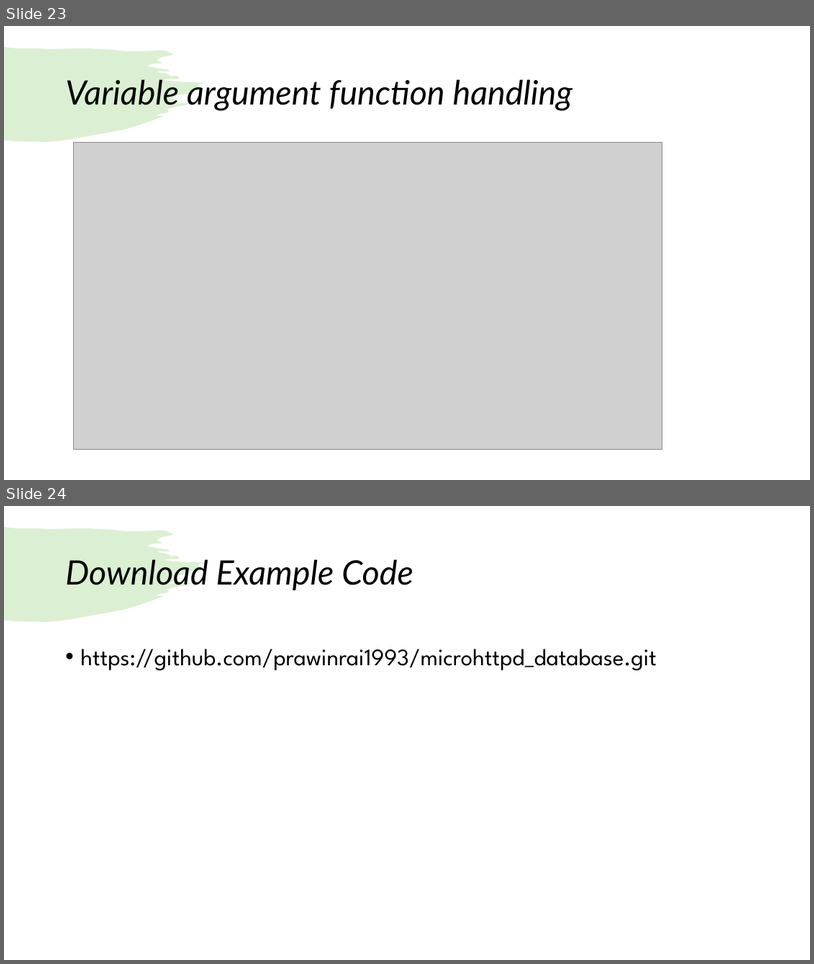
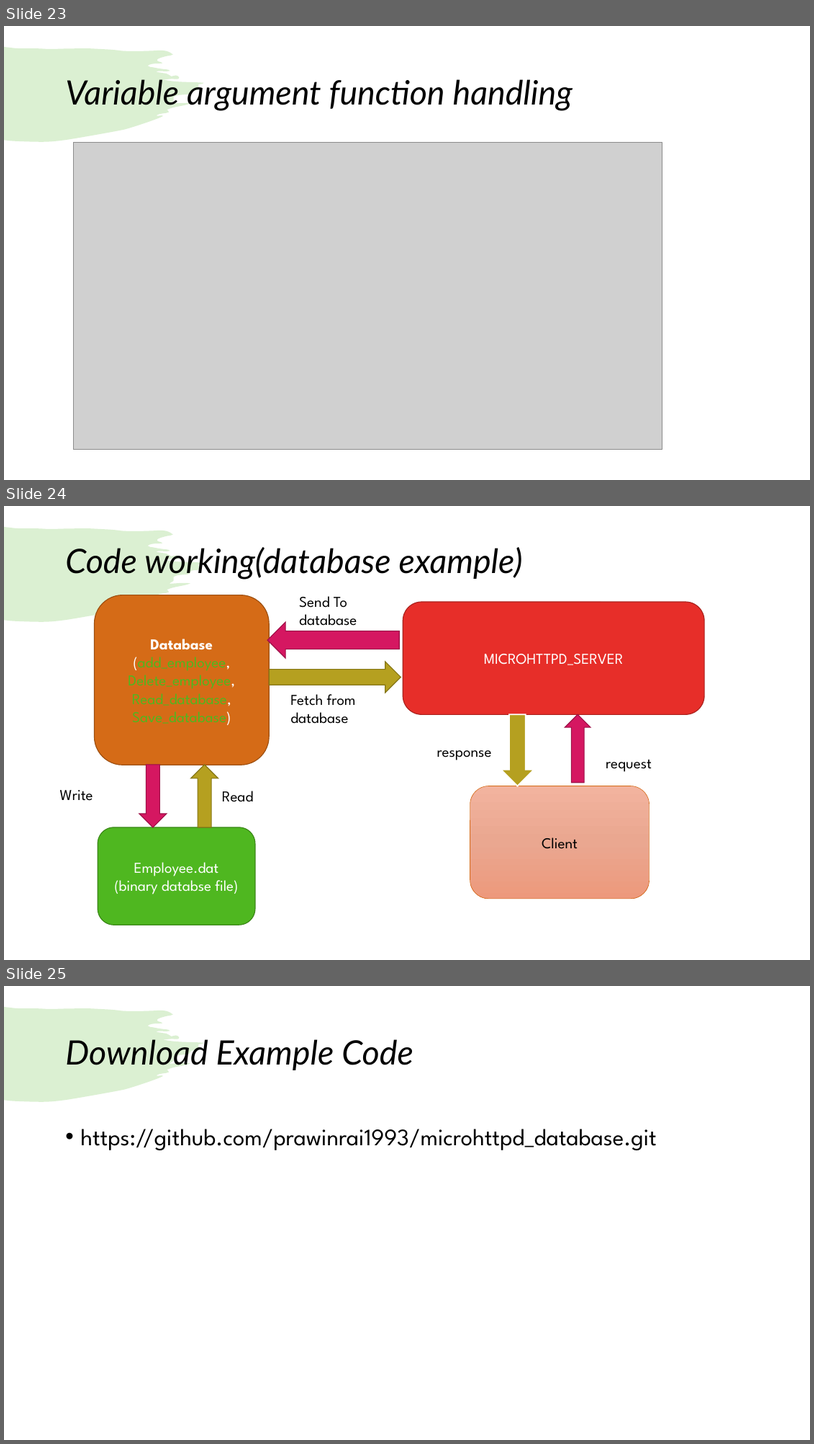
Before and after one commit to prawinrai1993/microhttpd_database, a slide deck: doc/microhttpd + HTML basic server.pptx. Shown one above the other, each under a label of ours: slides 23 and 24 before the commit, slides 23, 24 and 25 after it. The pictures are 814x964 and 814x1444 pixels, drawn with LibreOffice and Linux fonts; fonts in the diff are those of the drawing; grey boxes stand for pictures. Boxes give left, top, right and bottom in pixels: in the first picture for what was removed or moved away, otherwise in the second. Text is boxed around its words. In the diff, an @@ line names an element or a change of style, - is before the commit and + after.

Commit message:
updated document

```diff
--- a/doc/microhttpd + HTML basic server.pptx
+++ b/doc/microhttpd + HTML basic server.pptx
@@ slide 24 added at [4,506,810,960], background #FFFFFF; not listed: 1 template element that a slide beside it also shows @@
@@ title added at [65,544,523,580], 40 pt, text #000000, italic @@
+Code working(database example)
@@ group added at [60,595,705,924]: 6 down arrows, 6 texts, 4 rounded rectangles @@
+Database
+(add_employee,
+Delete_employee,
+Read_database,
+Save_database)
+Employee.dat
+(binary databse file)
+MICROHTTPD_SERVER
+Client
+request
+response
+Fetch from database
+Send To database
+Write
+Read
@@ what was slide 24 is now slide 25 @@
```
